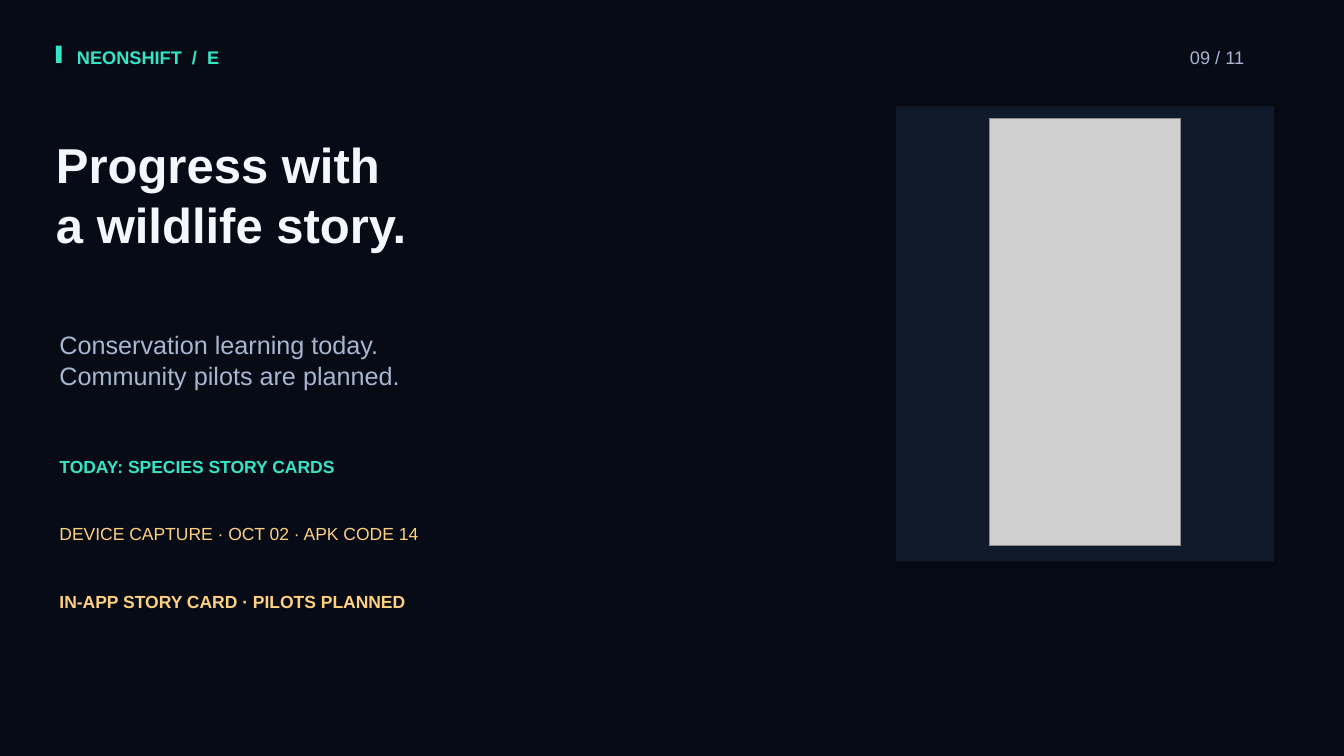
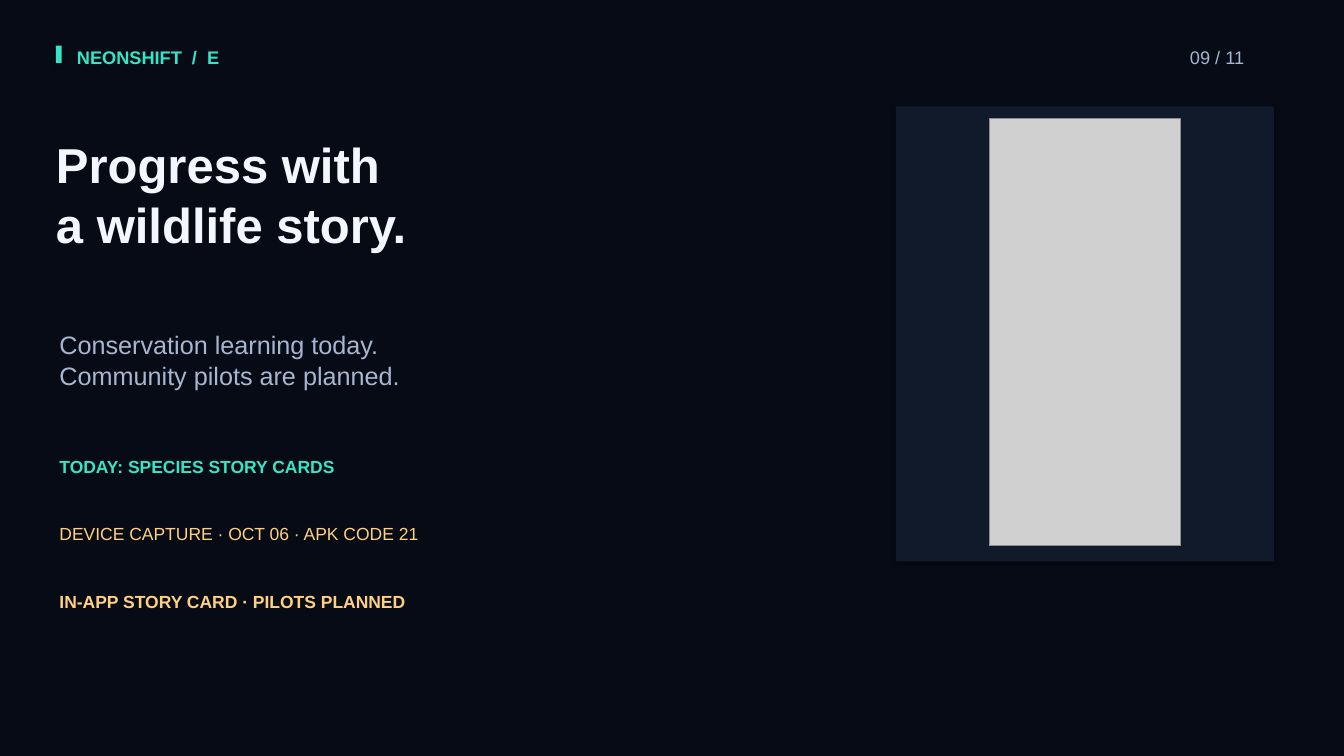
Before and after one commit to stan0714/neonshift, a slide deck: slide 9 of output/hackathon-flexclip-en/flexclip-v4/NeonShift_FlexClip_v4.pptx. Drawn at 1344x756 pixels with LibreOffice and Linux fonts; fonts in the diff are those of the drawing; grey boxes stand for pictures. Boxes give left, top, right and bottom in pixels: in the first picture for what was removed or moved away, otherwise in the second. Text is boxed around its words. In the diff, an @@ line names an element or a change of style, - is before the commit and + after.

```diff
--- a/output/hackathon-flexclip-en/flexclip-v4/NeonShift_FlexClip_v4.pptx
+++ b/output/hackathon-flexclip-en/flexclip-v4/NeonShift_FlexClip_v4.pptx
@@ text at [59, 527, 418, 540]: text changed @@
-DEVICE CAPTURE · OCT 02 · APK CODE 14
+DEVICE CAPTURE · OCT 06 · APK CODE 21
```
Also in this commit, not shown: 5 other slides changed, 39 other files.
